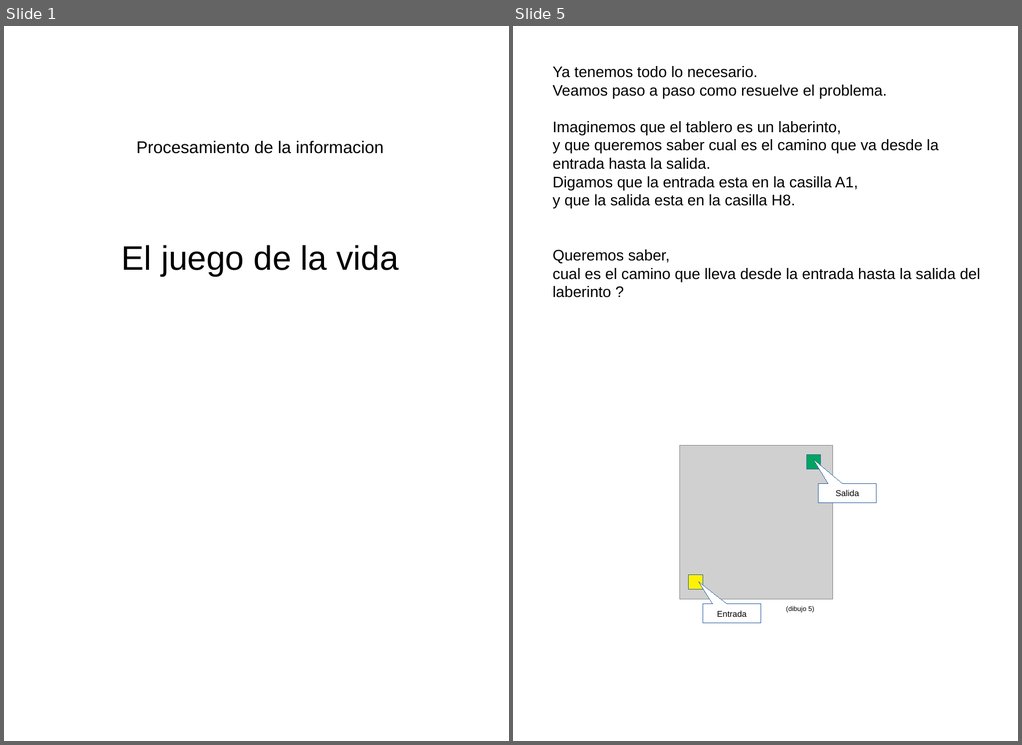
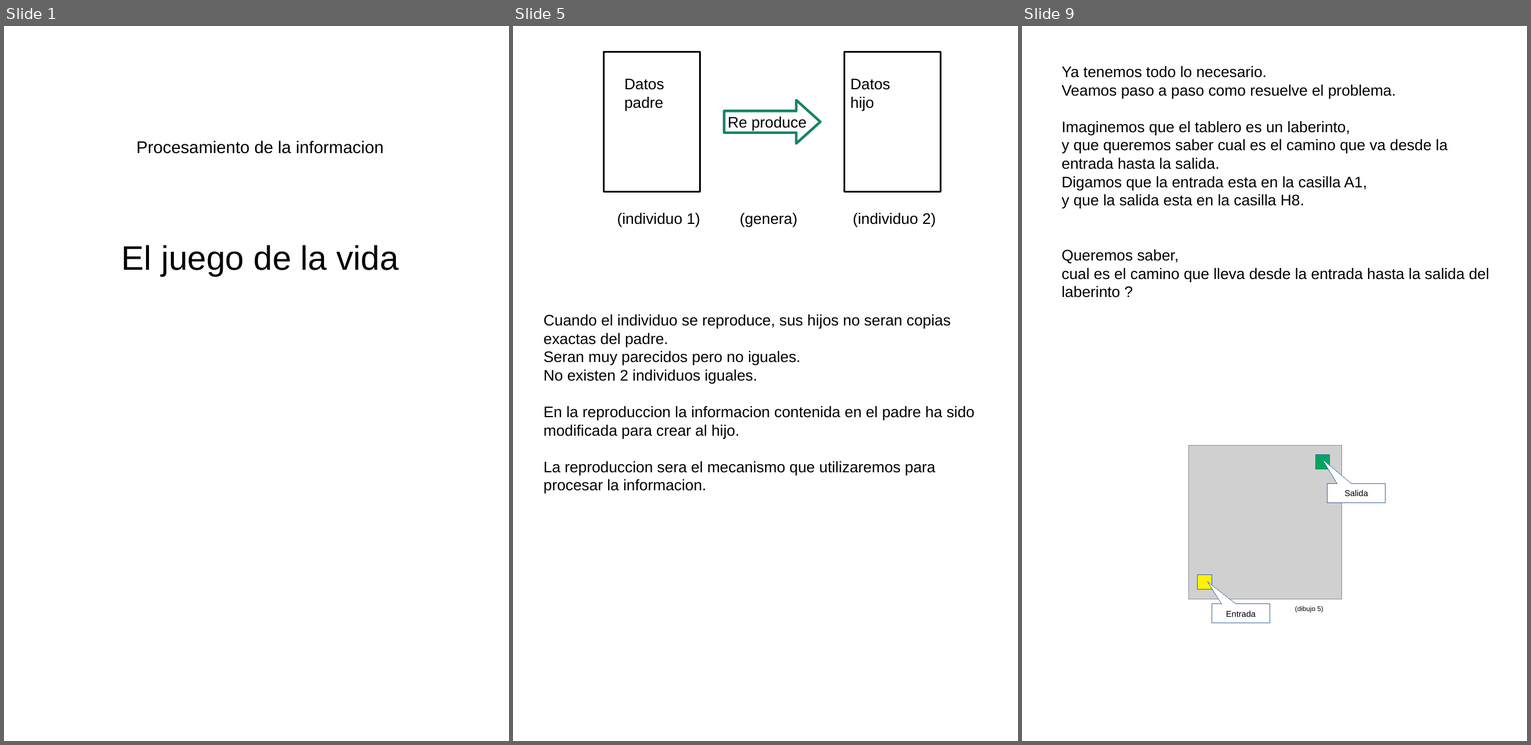
Before and after one commit to fabhrius/La-Cosa, a slide deck: capitulos/Procesamiento de la informacion/Procesamiento de la informacion.odp. Shown side by side, each under a label of ours: slides 1 and 5 before the commit, slides 1, 5 and 9 after it; the slides between them are not shown. The pictures are 1022x745 and 1531x745 pixels, drawn with LibreOffice and Linux fonts; fonts in the diff are those of the drawing; grey boxes stand for pictures. Boxes give left, top, right and bottom in pixels: in the first picture for what was removed or moved away, otherwise in the second. Text is boxed around its words. In the diff, an @@ line names an element or a change of style, - is before the commit and + after.

Commit message:
procesamiento de la informacion - borrador completo

```diff
--- a/capitulos/Procesamiento de la informacion/Procesamiento de la informacion.odp
+++ b/capitulos/Procesamiento de la informacion/Procesamiento de la informacion.odp
@@ slide 5 added at bbox=[513, 26, 1018, 741], background #FFFFFF @@
@@ rectangle added at bbox=[604, 52, 700, 191], outline #000000 2.3 pt @@
@@ rectangle added at bbox=[845, 52, 940, 191], outline #000000 2.3 pt @@
@@ text added at bbox=[624, 79, 664, 111], 18 pt, text #000000 @@
+Datos
+padre
@@ text added at bbox=[851, 79, 891, 111], 18 pt, text #000000 @@
+Datos
+hijo
@@ right arrow added at bbox=[724, 100, 820, 143], outline #158466 3 pt @@
@@ text added at bbox=[728, 116, 806, 131], 18 pt, text #000000 @@
+Re produce
@@ text added at bbox=[617, 213, 700, 227], 18 pt, text #000000 @@
+(individuo 1)
@@ text added at bbox=[740, 213, 797, 227], 18 pt, text #000000 @@
+(genera)
@@ text added at bbox=[853, 213, 936, 227], 18 pt, text #000000 @@
+(individuo 2)
@@ text added at bbox=[544, 314, 975, 491], 18 pt, text #000000 @@
+Cuando el individuo se reproduce, sus hijos no seran copias exactas del padre.
+Seran muy parecidos pero no iguales.
+No existen 2 individuos iguales.
+En la reproduccion la informacion contenida en el padre ha sido modificada para crear al hijo.
+La reproduccion sera el mecanismo que utilizaremos para procesar la informacion.
@@ what was slide 5 is now slide 9 @@
```
Also in this commit, not shown: 2 slides changed, 3 other slides added, 1 other file.
